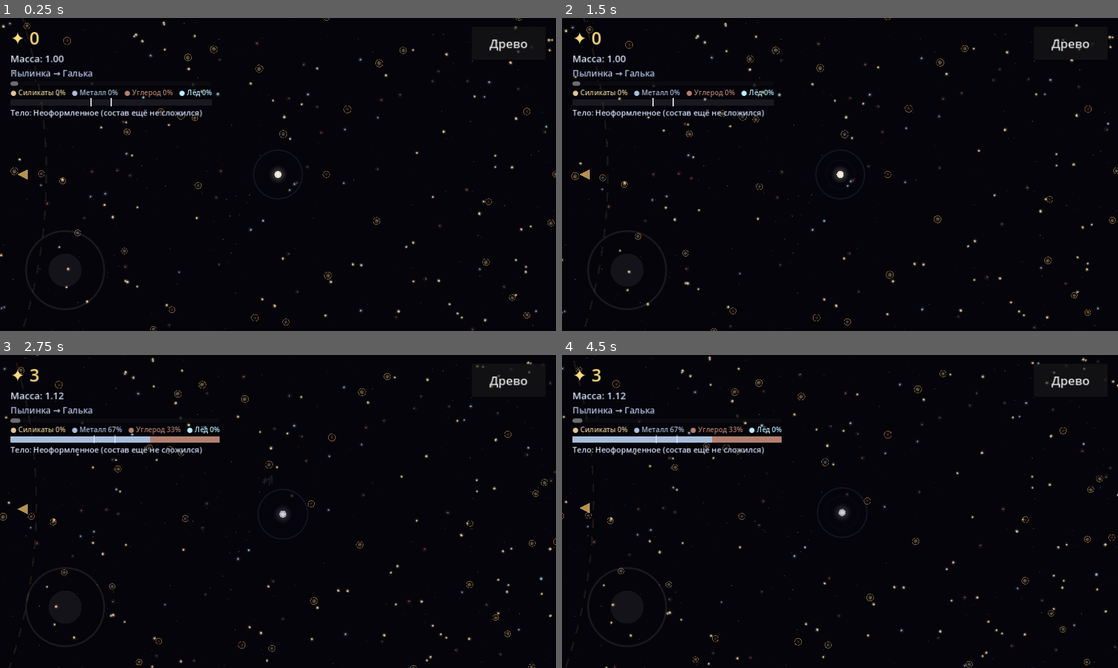
Above: before the commit, frames 1-4 (two rows, left to right).
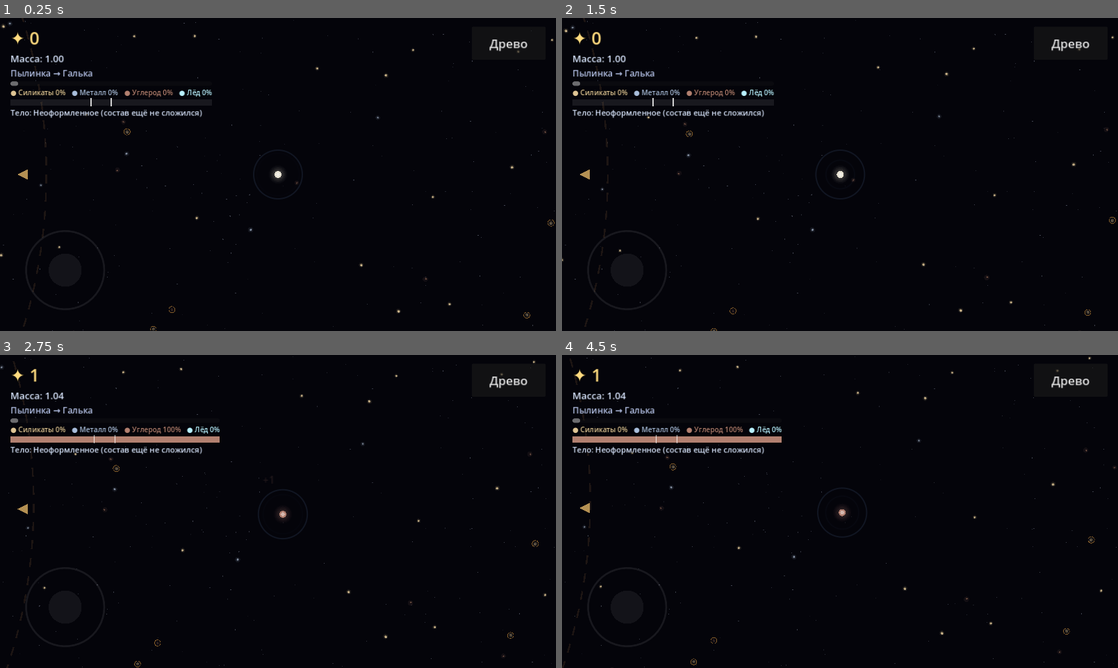
Above: after the commit, the same moments.

Repository: kokazolik/blackhole
Game: Godot game, scene res://scenes/main.tscn
Same seed, same stepped clock (60 frames per second), same inputs: the game is played once before the commit and once after it.
Inputs (mouse positions are in pixels of both pictures, inside the frame that each line leads up to):
- Up to frame 1 (0.25 s): no input
- Up to frame 2 (1.5 s): tap Enter at 0.5 s; move the mouse to (962, 158) at 0.52 s; hold D 0.53-1.25 s; tap Tab at 0.6 s; click (962, 158) at 0.67 s; click "Назад" at 1.25 s
- Up to frame 3 (2.75 s): drag from (166, 527) to (250, 574) at 2.02 s
- Up to frame 4 (4.5 s): move the mouse to (895, 442) at 2.77 s; hold D 2.78-3.5 s; tap Tab at 2.85, 4.35 s; tap Space at 3.5 s; drag from (840, 511) to (673, 464) at 3.52 s; tap Enter at 4.25 s; move the mouse to (1006, 558) at 4.27 s; hold A from 4.28 s (still down)

The runs differ from the first frame. In frame 1, 0.7% of the frame differs, in the area x 0-100%, y 0-100%; in frame 2, 0.8%; in frame 3, 2.0%; in frame 4, 2.1%.

Commit message:
Редкая пыль в начале, «Начало» стоит 50
До первой покупки пыли в 5 раз меньше, скопления реже и мельче:
по симуляции первые 50 валюты набираются примерно за 4–5 минут.
«Начало» возвращает обычную плотность пыли. Версия 0.3.

Co-Authored-By: Claude Opus 5.5 (1M context) <noreply@anthropic.com>
Claude-Session: https://claude.ai/code/session_019JT9H9Z6HgHqYWpXn3DgRx

Diff:
--- a/data/skills.json
+++ b/data/skills.json
@@ -3,12 +3,12 @@
 		{
 			"id": "start",
 			"title": "Начало",
-			"desc": "Увеличивает силу притяжения вещества. Открывает способность поглощать пыль [color=#ffb347]уровня 2[/color].",
-			"cost": 10,
+			"desc": "Увеличивает силу притяжения вещества и стягивает к тебе больше пыли из диска. Открывает способность поглощать пыль [color=#ffb347]уровня 2[/color].",
+			"cost": 50,
 			"max_level": 1,
 			"pos": [0, 0],
 			"requires": [],
-			"effects": {"gravity": 0.5, "dust_level": 2}
+			"effects": {"gravity": 0.5, "dust_level": 2, "spawn": 0.8}
 		},
 		{
 			"id": "gravity_1",
--- a/scripts/autoload/skills.gd
+++ b/scripts/autoload/skills.gd
@@ -11,7 +11,7 @@
 	"gravity": 1.0,   # сила притяжения
 	"reach": 1.0,     # радиус притяжения
 	"speed": 1.0,     # скорость движения
-	"spawn": 1.0,     # плотность пыли вокруг
+	"spawn": 0.2,     # плотность пыли вокруг; в начале пыли мало, «Начало» поднимает до 1.0
 	"cluster": 1.0,   # частота скоплений
 	"value": 1.0,     # валюта с пыли
 	"dust_level": 1,  # максимальный уровень поглощаемой пыли
--- a/scripts/world/dust_field.gd
+++ b/scripts/world/dust_field.gd
@@ -138,7 +138,8 @@
 		_spawn_single(_random_point(view_r * 1.05, active_r))
 		spawn_budget -= 1
 
-	_cluster_timer -= delta * Skills.stat("cluster")
+	# Пока пыли мало, скопления тоже реже и меньше.
+	_cluster_timer -= delta * Skills.stat("cluster") * minf(Skills.stat("spawn"), 1.0)
 	if _cluster_timer <= 0.0:
 		_cluster_timer = rng.randf_range(CLUSTER_INTERVAL.x, CLUSTER_INTERVAL.y)
 		_spawn_cluster(_random_point(view_r * 1.1, active_r * 0.95), view_r)
@@ -191,7 +192,8 @@
 	var level := _pick_level("cluster_weight")
 	var material: String = GameData.pick_weighted(GameData.material_weights(center.length()), rng)
 	var spread := view_r * 0.1
-	for n in rng.randi_range(CLUSTER_SIZE.x, CLUSTER_SIZE.y):
+	var size_k := clampf(Skills.stat("spawn"), 0.3, 1.0)
+	for n in roundi(rng.randi_range(CLUSTER_SIZE.x, CLUSTER_SIZE.y) * size_k):
 		var offset := Vector2(rng.randfn(0.0, spread), rng.randfn(0.0, spread))
 		_add_dust(center + offset, level, material)
 
Not shown, changed: export_presets.cfg
